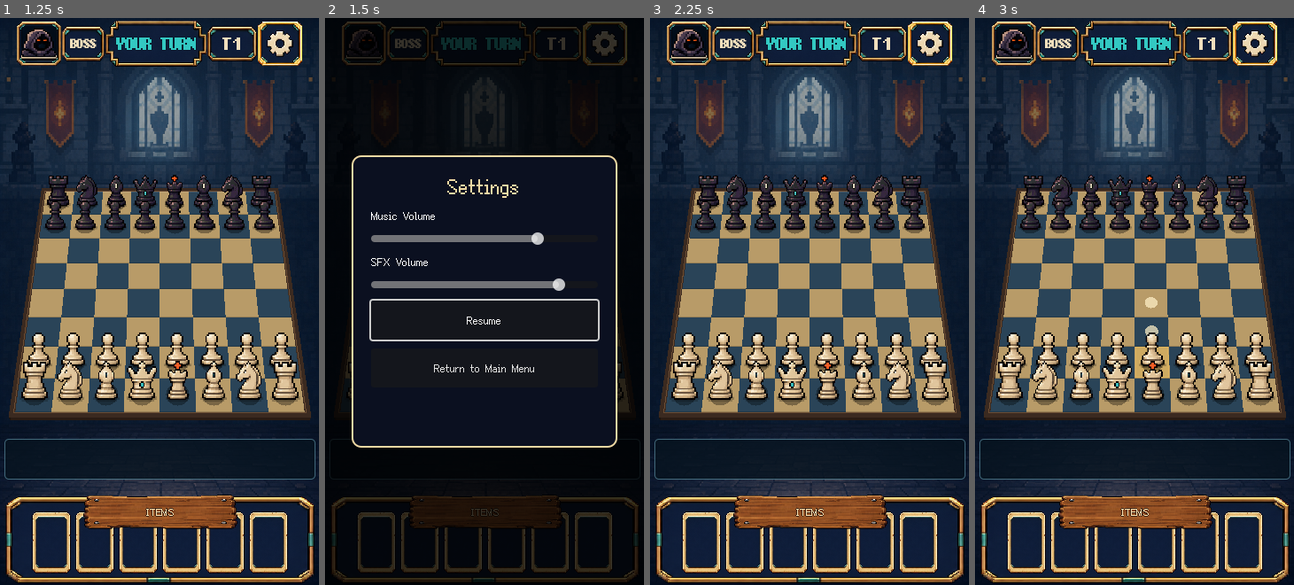
Above: before the commit, frames 1-4 (left to right).
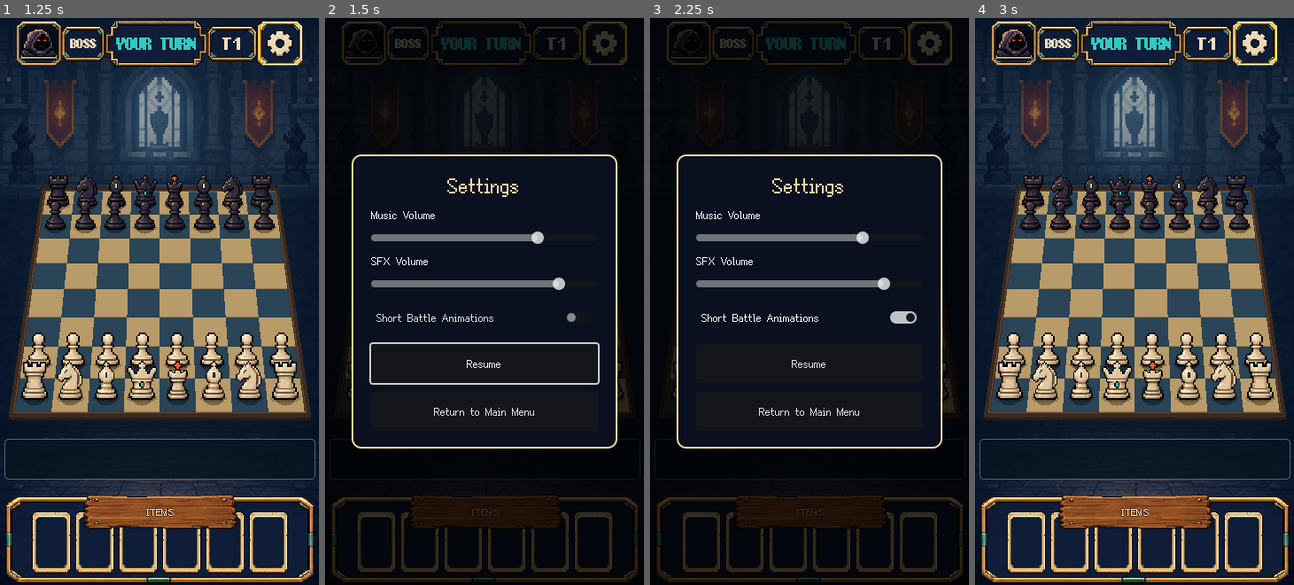
Above: after the commit, the same moments.

Repository: CapJunkrat/pixelking
Game: Godot game, scene res://scenes/battle/BattleScene.tscn
Two runs of this game, one before a commit and one after it. Both use one fixed random seed, a clock stepped at 60 frames per second and the inputs below. This scene is started directly instead of the project's main scene. Sound files missing from this copy of the repository are replaced by a short silence.
Inputs (mouse positions are in pixels of both pictures, inside the frame that each line leads up to):
- Up to frame 1 (1.25 s): tap Enter at 0.5 s; move the mouse to (159, 278) at 0.52 s; click (159, 278) at 0.67 s
- Up to frame 2 (1.5 s): click (605, 40) at 1.25 s
- Up to frame 3 (2.25 s): click (809, 318) at 2 s, where only the run after the commit has a clickable "Short Battle Animations"
- Up to frame 4 (3 s): click (1134, 363) at 2.75 s, where only the run after the commit has a clickable "Resume"

Frame 1 is identical in both runs. In frame 2, 2.7% of the frame differs, in the area x 8-92%, y 24-76%; in frame 3, 91%, in the area x 0-100%, y 0-100%; in frame 4, 0.2%.

Commit message:
feat: move juice, castling, promotion, check and short animation setting
- Plain moves crouch before leaving, squash and kick up dust on landing;
  light pieces hop and travelling pieces keep a shadow.
- Castling shows the king vaulting while its partner slides back.
- Promotion pops the new piece in with a gold ring; check rings the king
  in red, shakes it and keeps its square tinted while in check.
- En passant now plays the pawn strike on the neighbouring square.
- Add a persisted 'Short Battle Animations' switch to battle settings.
- Fix board effects not drawing before the first strike of a battle.

Co-Authored-By: Claude Fable 5.2 <noreply@anthropic.com>
Claude-Session: https://claude.ai/code/session_012w4X79Jp4FAdeJJxKLYmvh

Diff:
--- a/scenes/battle/BattleSettingsPanel.tscn
+++ b/scenes/battle/BattleSettingsPanel.tscn
@@ -77,6 +77,11 @@
 step = 0.05
 value = 0.8
 
+[node name="ShortAnimations" type="CheckButton" parent="Center/Panel/Margin/Content"]
+custom_minimum_size = Vector2(0, 40)
+layout_mode = 2
+text = "Short Battle Animations"
+
 [node name="ResumeButton" type="Button" parent="Center/Panel/Margin/Content"]
 custom_minimum_size = Vector2(0, 44)
 layout_mode = 2
--- a/scripts/autoload/Localization.gd
+++ b/scripts/autoload/Localization.gd
@@ -182,6 +182,7 @@
 			"SETTINGS_SKIN_PREVIEW": "Preview",
 			"SETTINGS_MUSIC": "Music Volume",
 			"SETTINGS_SOUND": "SFX Volume",
+			"SETTINGS_SHORT_ANIMATIONS": "Short Battle Animations",
 			"COMMON_BACK": "Back",
 			"JOURNEY_TITLE": "The Journey Awaits",
 			"JOURNEY_DESCRIPTION": "Begin a new royal chess roguelike journey.",
--- a/scripts/autoload/SettingsManager.gd
+++ b/scripts/autoload/SettingsManager.gd
@@ -4,6 +4,7 @@
 signal music_volume_changed(value: float)
 signal sfx_volume_changed(value: float)
 signal locale_setting_changed(locale: String)
+signal short_battle_animations_changed(enabled: bool)
 
 const DEFAULT_SETTINGS_PATH := "user://settings.cfg"
 const DEFAULT_MUSIC_VOLUME := 0.75
@@ -14,6 +15,8 @@
 var music_volume: float = DEFAULT_MUSIC_VOLUME
 var sfx_volume: float = DEFAULT_SFX_VOLUME
 var locale: String = DEFAULT_LOCALE
+## When on, battle animations play at a faster pace.
+var short_battle_animations: bool = false
 
 func _ready() -> void:
 	load_settings()
@@ -30,6 +33,7 @@
 	sfx_volume = clampf(float(config.get_value("audio", "sfx_volume", DEFAULT_SFX_VOLUME)), 0.0, 1.0)
 	var saved_locale: String = str(config.get_value("general", "locale", DEFAULT_LOCALE))
 	locale = saved_locale if not saved_locale.is_empty() else DEFAULT_LOCALE
+	short_battle_animations = bool(config.get_value("battle", "short_animations", false))
 	_apply_audio_buses()
 
 func set_music_volume(value: float, persist: bool = true) -> void:
@@ -56,6 +60,12 @@
 		_save_value("general", "locale", locale_code)
 	locale_setting_changed.emit(locale_code)
 
+func set_short_battle_animations(enabled: bool, persist: bool = true) -> void:
+	short_battle_animations = enabled
+	if persist:
+		_save_value("battle", "short_animations", enabled)
+	short_battle_animations_changed.emit(enabled)
+
 func _apply_audio_buses() -> void:
 	_apply_bus_volume(&"Music", music_volume)
 	_apply_bus_volume(&"SFX", sfx_volume)
--- a/scripts/battle/BattleBoardView.gd
+++ b/scripts/battle/BattleBoardView.gd
@@ -23,6 +23,12 @@
 const SELECTED_TINT := Color(0.88, 0.71, 0.36, 0.55)
 const CAPTURE_TINT := Color(0.88, 0.40, 0.35, 0.50)
 const MOVE_DOT := Color(1.0, 0.94, 0.78, 0.72)
+const CHECK_TINT := Color(0.95, 0.2, 0.2, 0.42)
+const CHECK_GLOW := Color(1.0, 0.32, 0.28)
+const PROMOTION_GLOW := Color(1.0, 0.886, 0.588)
+## Speed multipliers applied when the player turns on short battle animations.
+const SHORT_STRIKE_SPEED := 2.2
+const SHORT_MOVE_SPEED := 1.5
 const IMMOBILIZED_MODULATE := Color(0.56, 0.92, 1.0, 0.72)
 
 @onready var piece_skin_manager: Node = get_node("/root/PieceSkinManager")
@@ -37,6 +43,8 @@
 var input_enabled: bool = true
 var projection: BoardProjection = BoardProjection.new()
 
+var _pending_promotion: Vector2i = NO_SQUARE
+var _pending_check: Dictionary = {}
 var _board_canvas: Node2D = null
 var _ground_canvas: Node2D = null
 var _air_canvas: Node2D = null
@@ -57,6 +65,7 @@
 	add_child(_board_canvas)
 	_ground_canvas = Node2D.new()
 	_ground_canvas.name = "GroundFx"
+	_ground_canvas.draw.connect(_draw_proxy_shadows)
 	add_child(_ground_canvas)
 	_piece_layer = Node2D.new()
 	_piece_layer.name = "PieceLayer"
@@ -171,6 +180,9 @@
 	var near_scale: float = BoardProjection.DISTANCE_CELLS / (BoardProjection.DISTANCE_CELLS - board_size * 0.5 * cos(deg_to_rad(BoardProjection.PITCH_DEGREES)))
 	var cell: float = floorf((minf(view.x, view.y) - BOARD_MARGIN * 2.0 * near_scale - 4.0) / (board_size * near_scale))
 	projection = BoardProjection.new(board_size, cell, Vector2(view.x * 0.5, view.y * 0.535))
+	if _strike != null:
+		_strike.fx.projection = projection
+		_strike.fx.unit = cell / 18.0
 
 func _on_resized() -> void:
 	_update_projection()
@@ -274,6 +286,9 @@
 			# One-pixel bevel so squares read as inlaid tiles rather than flat paint.
 			_board_canvas.draw_line(polygon[0], polygon[1], fill.lightened(0.12), 1.0)
 			_board_canvas.draw_line(polygon[3], polygon[2], fill.darkened(0.18), 1.0)
+	for color: int in [GameRules.PieceColor.WHITE, GameRules.PieceColor.BLACK]:
+		if board.has_king(color) and board.is_in_check(color):
+			_draw_square_marker(board.king_pos[color], CHECK_TINT)
 	if selected_square != NO_SQUARE:
 		_draw_square_marker(selected_square, SELECTED_TINT)
 	for target: Vector2i in legal_targets:
@@ -363,7 +378,9 @@
 func _place_sprite(sprite: Sprite2D, world: Vector3) -> void:
 	var ground: Vector3 = Vector3(world.x, 0.0, world.z + standing_offset())
 	var scale_value: float = float(sprite.get_meta("base_scale", 1.0)) * projection.scale_at(ground)
-	sprite.scale = Vector2(scale_value, scale_value)
+	sprite.set_meta("placed_scale", scale_value)
+	sprite.set_meta("world", world)
+	sprite.scale = Vector2(scale_value, scale_value) * (sprite.get_meta("stretch", Vector2.ONE) as Vector2)
 	sprite.position = projection.project(Vector3(ground.x, world.y, ground.z))
 
 func _sprite_hit_rect(sprite: Sprite2D) -> Rect2:
@@ -401,29 +418,48 @@
 func present_events(events: Array[BattleEvent], speed: float = 1.0) -> void:
 	var move_event: BattleEvent = null
 	var capture_event: BattleEvent = null
+	var castled: bool = false
+	_pending_promotion = NO_SQUARE
+	_pending_check = {}
 	for event: BattleEvent in events:
-		if event.event_type == BattleCommandProcessor.EVENT_PIECE_MOVED:
-			move_event = event
-		elif event.event_type == BattleCommandProcessor.EVENT_PIECE_CAPTURED:
-			capture_event = event
-	if move_event == null or board == null:
+		match event.event_type:
+			BattleCommandProcessor.EVENT_PIECE_MOVED:
+				move_event = event
+			BattleCommandProcessor.EVENT_PIECE_CAPTURED:
+				capture_event = event
+			BattleCommandProcessor.EVENT_CASTLED:
+				castled = true
+			BattleCommandProcessor.EVENT_PROMOTED:
+				_pending_promotion = event.payload.get("position", NO_SQUARE)
+			BattleCommandProcessor.EVENT_CHECK_DECLARED:
+				_pending_check = event.payload
+	if board == null:
+		return
+	if move_event == null:
+		_play_followups()
 		return
 	var data: Dictionary = move_event.payload
 	var from: Vector2i = data.get("from", NO_SQUARE)
 	var to: Vector2i = data.get("to", NO_SQUARE)
 	if not board.in_bounds(from) or not board.in_bounds(to):
-		return
+		_play_followups()
+		return
+	var short: bool = _short_animations()
 	var captured: bool = capture_event != null
 	var piece_id: String = str(data.get("piece_def_id", "queen"))
-	if captured and _present_strike(data, capture_event.payload, speed):
-		return
+	if captured and _present_strike(data, capture_event.payload, speed * (SHORT_STRIKE_SPEED if short else 1.0)):
+		return
+	if short:
+		speed *= SHORT_MOVE_SPEED
 	var proxy: Sprite2D = _make_piece_sprite(_texture_for(int(data.get("color", player_color)), piece_id))
 	if proxy == null:
+		_play_followups()
 		return
 	var definition: PieceDef = PieceDefDatabase.get_def(piece_id)
 	var profile: PieceMotionProfile = definition.motion_profile if definition != null and definition.motion_profile != null else PieceMotionProfileDatabase.get_profile(&"queen")
 	var duration: float = (profile.capture_duration if captured else profile.move_duration) / maxf(speed, 0.1)
 	var presentation_kind: StringName = presentation_kind_for(definition, captured)
+	var weight: int = definition.weight_class if definition != null else PieceDef.WeightClass.MEDIUM
 	var start: Vector3 = projection.square_world(from)
 	var finish: Vector3 = projection.square_world(to)
 	_place_sprite(proxy, start)
@@ -443,6 +479,8 @@
 
 	var tween: Tween = create_tween().bind_node(self).set_trans(Tween.TRANS_SINE).set_ease(Tween.EASE_IN_OUT)
 	_presentation_tweens.append(tween)
+	# Anticipation: every piece crouches briefly before it leaves its square.
+	tween.tween_method(_stretch.bind(proxy), Vector2.ONE, Vector2(1.12, 0.86), 0.06 / maxf(speed, 0.1))
 	match presentation_kind:
 		&"teleport":
 			tween.tween_property(proxy, "modulate:a", 0.0, duration * 0.35)
@@ -455,8 +493,17 @@
 		&"lob":
 			tween.tween_method(_travel.bind(proxy, start, finish, projection.cell * 1.6), 0.0, 1.0, duration)
 		_:
-			var arc: float = projection.cell * profile.arc_height_cells if profile.path_type == PieceMotionProfile.PathType.ARC else 0.0
-			tween.tween_method(_travel.bind(proxy, start, finish, arc), 0.0, 1.0, duration)
+			# Light pieces hop, heavy pieces slide; the castling king vaults over its partner.
+			var arc: float = 0.0
+			if castled:
+				arc = projection.cell * 0.7
+			elif profile.path_type == PieceMotionProfile.PathType.ARC:
+				arc = projection.cell * profile.arc_height_cells
+			elif weight == PieceDef.WeightClass.LIGHT:
+				arc = projection.cell * 0.3
+			var travel: float = maxf(duration, (0.13 + 0.03 * Vector2(to - from).length()) / maxf(speed, 0.1))
+			tween.tween_method(_travel.bind(proxy, start, finish, arc), 0.0, 1.0, travel)
+			tween.parallel().tween_method(_stretch.bind(proxy), Vector2(0.94, 1.08), Vector2(0.94, 1.08), travel)
 	if presentation_kind == &"petrify":
 		tween.parallel().tween_property(proxy, "modulate", Color(0.4, 1.25, 1.35, 1.0), duration * 0.6)
 	elif presentation_kind == &"chained_capture":
@@ -470,15 +517,59 @@
 		fade.tween_interval(duration * 0.8)
 		fade.tween_property(victim, "modulate:a", 0.0, maxf(duration * 0.2, 0.01))
 		fade.tween_callback(_finish_tween.bind(fade))
+	if castled:
+		_present_castling_partner(from, to, duration, speed)
+	# Landing: a squash and a little dust, heavier pieces kick up more.
+	tween.tween_callback(_land.bind(finish, weight))
+	tween.tween_method(_stretch.bind(proxy), Vector2(1.16, 0.82), Vector2.ONE, 0.1 / maxf(speed, 0.1))
 	tween.tween_callback(_finish_tween.bind(tween))
+
+## Castling swaps the king with its partner: the partner slides back to the king's square.
+func _present_castling_partner(king_from: Vector2i, king_to: Vector2i, duration: float, speed: float) -> void:
+	var partner_piece: ChessPiece = board.get_piece(king_from)
+	var partner: Sprite2D = _make_piece_sprite(_piece_texture(partner_piece))
+	if partner == null:
+		return
+	var start: Vector3 = projection.square_world(king_to)
+	var finish: Vector3 = projection.square_world(king_from)
+	_place_sprite(partner, start)
+	_piece_layer.add_child(partner)
+	_presentation_nodes.append(partner)
+	_hidden_squares[king_from] = true
+	var travel: float = maxf(duration, (0.13 + 0.03 * Vector2(king_to - king_from).length()) / maxf(speed, 0.1))
+	var slide: Tween = create_tween().bind_node(self).set_trans(Tween.TRANS_SINE).set_ease(Tween.EASE_IN_OUT)
+	_presentation_tweens.append(slide)
+	slide.tween_interval(0.06 / maxf(speed, 0.1))
+	slide.tween_method(_travel.bind(partner, start, finish, 0.0), 0.0, 1.0, travel)
+	slide.tween_callback(_land.bind(finish, PieceDef.WeightClass.HEAVY))
+	slide.tween_method(_stretch.bind(partner), Vector2(1.12, 0.86), Vector2.ONE, 0.1 / maxf(speed, 0.1))
+	slide.tween_callback(_finish_tween.bind(slide))
+
+func _stretch(value: Vector2, sprite: Sprite2D) -> void:
+	if not is_instance_valid(sprite):
+		return
+	sprite.set_meta("stretch", value)
+	sprite.scale = Vector2.ONE * float(sprite.get_meta("placed_scale", sprite.scale.x)) * value
+
+func _land(world: Vector3, weight: int) -> void:
+	if _strike == null:
+		return
+	_strike.fx.puff(world + Vector3(0.0, _strike.fx.unit, 0.0), 3 + weight * 2, 0.5 + 0.2 * weight)
+	if weight == PieceDef.WeightClass.HEAVY:
+		_strike.fx.ring(world.x, world.z, projection.cell * 0.5, 0.25)
+
+func _short_animations() -> bool:
+	var settings: AppSettingsManager = get_node_or_null("/root/SettingsManager") as AppSettingsManager
+	return settings != null and settings.short_battle_animations
 
 ## Plays the capture as a full strike animation when the attacker has one. Returns
 ## false when the simple move presentation should be used instead.
 func _present_strike(move_data: Dictionary, capture_data: Dictionary, speed: float) -> bool:
 	var from: Vector2i = move_data.get("from", NO_SQUARE)
 	var to: Vector2i = move_data.get("to", NO_SQUARE)
-	# En passant and similar captures hit a piece that is not on the destination square.
-	if capture_data.get("position", to) != to:
+	# En passant hits a piece that does not stand on the destination square.
+	var victim_square: Vector2i = capture_data.get("position", to)
+	if not board.in_bounds(victim_square) or victim_square == from:
 		return false
 	var attacker_id: String = str(move_data.get("piece_def_id", ""))
 	var attacker_def: PieceDef = PieceDefDatabase.get_def(attacker_id)
@@ -490,13 +581,61 @@
 	if victim_def == null or attacker_texture == null or victim_texture == null:
 		return false
 	_hidden_squares[to] = true
-	_strike.play(StringName(attacker_id), attacker_texture, victim_texture, from, to, attacker_def.strike_type, attacker_def.weight_class, victim_def.weight_class, speed)
+	_strike.play(StringName(attacker_id), attacker_texture, victim_texture, from, to, attacker_def.strike_type, attacker_def.weight_class, victim_def.weight_class, speed, victim_square)
 	return true
 
 func _on_strike_finished() -> void:
 	if _presentation_tweens.is_empty():
 		_end_presentation()
 
+## Effects that play on the settled board after a move: promotion flash, check alarm.
+func _play_followups() -> void:
+	if board == null or _strike == null:
+		return
+	var fx: StrikeFx = _strike.fx
+	if _pending_promotion != NO_SQUARE and board.in_bounds(_pending_promotion):
+		var world: Vector3 = projection.square_world(_pending_promotion)
+		fx.ring(world.x, world.z, projection.cell * 0.9, 0.45, PROMOTION_GLOW)
+		fx.ring(world.x, world.z, projection.cell * 0.5, 0.3, PROMOTION_GLOW)
+		fx.spark_burst(world + Vector3(0.0, projection.cell * 0.5, 0.0), 14, Vector2.ZERO, 0.0, 0.7)
+		var promoted: Sprite2D = _piece_sprites.get(_pending_promotion) as Sprite2D
+		if promoted != null:
+			var rest: Vector2 = promoted.scale
+			promoted.scale = rest * Vector2(0.55, 1.6)
+			promoted.create_tween().set_trans(Tween.TRANS_BACK).set_ease(Tween.EASE_OUT).tween_property(promoted, "scale", rest, 0.28)
+	if not _pending_check.is_empty():
+		var color: int = int(_pending_check.get("color", -1))
+		if board.has_king(color):
+			var king_square: Vector2i = board.king_pos[color]
+			var world: Vector3 = projection.square_world(king_square)
+			var mate: bool = bool(_pending_check.get("checkmate", false))
+			fx.ring(world.x, world.z, projection.cell * (1.3 if mate else 0.9), 0.5, CHECK_GLOW)
+			if mate:
+				fx.ring(world.x, world.z, projection.cell * 0.7, 0.35, CHECK_GLOW)
+			var king: Sprite2D = _piece_sprites.get(king_square) as Sprite2D
+			if king != null:
+				var home: Vector2 = king.position
+				var shake: Tween = king.create_tween()
+				for step: int in range(6):
+					var reach: float = projection.cell * 0.09 * (1.0 - step / 6.0) * (1.0 if step % 2 == 0 else -1.0)
+					shake.tween_property(king, "position", home + Vector2(reach, 0.0), 0.04)
+				shake.tween_property(king, "position", home, 0.04)
+	_pending_promotion = NO_SQUARE
+	_pending_check = {}
+
+func _draw_proxy_shadows() -> void:
+	for node: Node in _presentation_nodes:
+		if not is_instance_valid(node) or not node.has_meta("world"):
+			continue
+		var world: Vector3 = node.get_meta("world")
+		var shrink: float = maxf(0.4, 1.0 - world.y / (projection.cell * 2.5))
+		var radius: float = projection.cell * 0.33 * shrink
+		var points: PackedVector2Array = PackedVector2Array()
+		for step: int in range(16):
+			var angle: float = TAU * step / 16.0
+			points.append(projection.project(Vector3(world.x + cos(angle) * radius, 0.0, world.z + sin(angle) * radius)))
+		_ground_canvas.draw_colored_polygon(points, Color(0.0, 0.0, 0.0, 0.34 * shrink * (node as CanvasItem).modulate.a))
+
 ## Tween step: moves `sprite` from `start` to `finish`, lifting it along a parabola.
 func _travel(progress: float, sprite: Sprite2D, start: Vector3, finish: Vector3, arc_height: float) -> void:
 	if not is_instance_valid(sprite):
@@ -504,6 +643,7 @@
 	var world: Vector3 = start.lerp(finish, progress)
 	world.y = arc_height * 4.0 * progress * (1.0 - progress)
 	_place_sprite(sprite, world)
+	_ground_canvas.queue_redraw()
 
 func _texture_for(color: int, piece_id: String) -> Texture2D:
 	var color_id: StringName = &"white" if color == GameRules.PieceColor.WHITE else &"black"
@@ -562,4 +702,6 @@
 	_presentation_nodes.clear()
 	_hidden_squares.clear()
 	refresh()
+	_ground_canvas.queue_redraw()
+	_play_followups()
 	presentations_completed.emit()
--- a/scripts/battle/BattleSettingsPanel.gd
+++ b/scripts/battle/BattleSettingsPanel.gd
@@ -3,6 +3,7 @@
 
 @onready var music_slider: HSlider = $Center/Panel/Margin/Content/MusicVolume
 @onready var sfx_slider: HSlider = $Center/Panel/Margin/Content/SFXVolume
+@onready var short_animations_toggle: CheckButton = $Center/Panel/Margin/Content/ShortAnimations
 @onready var leave_confirmation: ConfirmationDialog = $LeaveConfirmation
 @onready var settings_manager: AppSettingsManager = get_node("/root/SettingsManager") as AppSettingsManager
 @onready var audio_manager: AppAudioManager = get_node("/root/AudioManager") as AppAudioManager
@@ -15,6 +16,8 @@
 	sfx_slider.value_changed.connect(_on_sfx_changed)
 	settings_manager.music_volume_changed.connect(_sync_music)
 	settings_manager.sfx_volume_changed.connect(_sync_sfx)
+	short_animations_toggle.set_pressed_no_signal(settings_manager.short_battle_animations)
+	short_animations_toggle.toggled.connect(settings_manager.set_short_battle_animations)
 	music_slider.set_value_no_signal(audio_manager.music_volume())
 	sfx_slider.set_value_no_signal(audio_manager.sfx_volume())
 	_apply_locale()
@@ -62,6 +65,7 @@
 	$Center/Panel/Margin/Content/Title.text = _text("SETTINGS_TITLE")
 	$Center/Panel/Margin/Content/MusicLabel.text = _text("SETTINGS_MUSIC")
 	$Center/Panel/Margin/Content/SfxLabel.text = _text("SETTINGS_SOUND")
+	short_animations_toggle.text = _text("SETTINGS_SHORT_ANIMATIONS")
 	$Center/Panel/Margin/Content/ResumeButton.text = _text("BATTLE_SETTINGS_RESUME")
 	$Center/Panel/Margin/Content/MainMenuButton.text = _text("BATTLE_SETTINGS_MAIN_MENU")
 	leave_confirmation.title = _text("BATTLE_SETTINGS_MAIN_MENU")
--- a/scripts/battle/strike/StrikeDirector.gd
+++ b/scripts/battle/strike/StrikeDirector.gd
@@ -106,6 +106,7 @@
 var _stand: float = 0.0
 var _a: Vector3 = Vector3.ZERO
 var _b: Vector3 = Vector3.ZERO
+var _dest: Vector3 = Vector3.ZERO
 var _corner: Vector3 = Vector3.ZERO
 var _dir: Vector2 = Vector2.RIGHT
 var _face: float = 1.0
@@ -160,8 +161,9 @@
 func is_playing() -> bool:
 	return _phase == Phase.PLAYING
 
-## Starts a strike. The board is expected to already hold the post-capture position.
-func play(attacker_id: StringName, attacker_texture: Texture2D, victim_texture: Texture2D, from: Vector2i, to: Vector2i, strike_type: int, attacker_weight: int, victim_weight: int, speed: float) -> void:
+## Starts a strike. `victim_square` differs from `to` only for en passant.
+## The board is expected to already hold the post-capture position.
+func play(attacker_id: StringName, attacker_texture: Texture2D, victim_texture: Texture2D, from: Vector2i, to: Vector2i, strike_type: int, attacker_weight: int, victim_weight: int, speed: float, victim_square: Vector2i = Vector2i(-1, -1)) -> void:
 	_clear_actors()
 	_reset_camera()
 	_proj = _view.projection
@@ -182,7 +184,9 @@
 	_underdog = _reaction == &"underdog"
 
 	_a = _proj.square_world(from)
-	_b = _proj.square_world(to)
+	# The strike aims at the victim; the attacker then settles on its destination.
+	_dest = _proj.square_world(to)
+	_b = _proj.square_world(victim_square if victim_square.x >= 0 else to)
 	_dir = Vector2(_b.x - _a.x, _b.z - _a.z).normalized()
 	var screen_a: Vector2 = _proj.project(_a)
 	var screen_b: Vector2 = _proj.project(_b)
@@ -626,7 +630,7 @@
 		o.rot = -0.1 * _face
 		return
 	var q: float = clampf((u - _settle_time) / 0.2, 0.0, 1.0)
-	o.at(recoil.lerp(_b, _smooth(q)))
+	o.at(recoil.lerp(_dest, _smooth(q)))
 	o.y = 4.0 * q * (1.0 - q) * 3.0 * _unit
 	o.rot = lerpf(-0.1, 0.0, q) * _face
 
@@ -1219,7 +1223,7 @@
 			sprite.self_modulate.a = 1.0 if square == _to_square else alpha
 
 func _draw_ground() -> void:
-	if _proj == null:
+	if fx.projection == null:
 		return
 	var canvas: Node2D = _view.ground_canvas()
 	fx.draw_ground(canvas)
@@ -1242,7 +1246,7 @@
 	canvas.draw_colored_polygon(points, Color(0.0, 0.0, 0.0, 0.36 * shrink))
 
 func _draw_air() -> void:
-	if _proj == null:
+	if fx.projection == null:
 		return
 	var canvas: Node2D = _view.air_canvas()
 	fx.draw_air(canvas)
--- a/scripts/tests/scenes/test_strike_presentation.gd
+++ b/scripts/tests/scenes/test_strike_presentation.gd
@@ -59,6 +59,47 @@
 			var clean: bool = not view.is_presenting() and layer.get_child_count() == 32
 			_expect(started and clean, "%s capturing %s plays a strike and leaves only the standing pieces" % [attacker, victim])
 
+	# En passant: the victim stands beside the pawn, not on the destination square.
+	view.present_events([
+		BattleEvent.new(BattleCommandProcessor.EVENT_PIECE_MOVED, 1, 1, {"from": Vector2i(2, 4), "to": Vector2i(3, 5), "piece_def_id": "pawn", "color": GameRules.PieceColor.WHITE}),
+		BattleEvent.new(BattleCommandProcessor.EVENT_PIECE_CAPTURED, 2, 1, {"position": Vector2i(3, 4), "piece_def_id": "pawn", "color": GameRules.PieceColor.BLACK}),
+	] as Array[BattleEvent], 8.0)
+	_expect(view.get_node("StrikeDirector").is_playing(), "en passant plays the pawn strike on the neighbouring square")
+	await _settle(view)
+
+	# Castling swaps the king with its partner, so two pieces travel.
+	view.present_events([
+		BattleEvent.new(BattleCommandProcessor.EVENT_PIECE_MOVED, 1, 1, {"from": Vector2i(4, 0), "to": Vector2i(7, 0), "piece_def_id": "king", "color": GameRules.PieceColor.WHITE}),
+		BattleEvent.new(BattleCommandProcessor.EVENT_CASTLED, 2, 1, {"from": Vector2i(4, 0), "to": Vector2i(7, 0)}),
+	] as Array[BattleEvent], 8.0)
+	_expect(layer.get_child_count() == 34, "castling moves both the king and its partner")
+	await _settle(view)
+	_expect(layer.get_child_count() == 32, "castling presentation cleans up both travelling pieces")
+
+	# Promotion and check play on the settled board and must not block the turn.
+	view.present_events([
+		BattleEvent.new(BattleCommandProcessor.EVENT_PIECE_MOVED, 1, 1, {"from": Vector2i(2, 2), "to": Vector2i(2, 3), "piece_def_id": "pawn", "color": GameRules.PieceColor.WHITE}),
+		BattleEvent.new(BattleCommandProcessor.EVENT_PROMOTED, 2, 1, {"position": Vector2i(0, 1), "piece_def_id": "queen", "color": GameRules.PieceColor.WHITE}),
+		BattleEvent.new(BattleCommandProcessor.EVENT_CHECK_DECLARED, 3, 1, {"color": GameRules.PieceColor.BLACK, "checkmate": false}),
+	] as Array[BattleEvent], 8.0)
+	await _settle(view)
+	_expect(not view.is_presenting() and layer.get_child_count() == 32, "promotion and check effects do not hold up the presentation")
+
+	var settings := root.get_node("SettingsManager") as AppSettingsManager
+	settings.set_short_battle_animations(true, false)
+	var toggle := battle.get_node("SettingsOverlay/Center/Panel/Margin/Content/ShortAnimations") as CheckButton
+	_expect(toggle != null, "battle settings offer a short animation switch")
+	var strike_events: Array[BattleEvent] = [
+		BattleEvent.new(BattleCommandProcessor.EVENT_PIECE_MOVED, 1, 1, {"from": Vector2i(2, 2), "to": Vector2i(3, 3), "piece_def_id": "king", "color": GameRules.PieceColor.WHITE}),
+		BattleEvent.new(BattleCommandProcessor.EVENT_PIECE_CAPTURED, 2, 1, {"position": Vector2i(3, 3), "piece_def_id": "pawn", "color": GameRules.PieceColor.BLACK}),
+	]
+	view.present_events(strike_events, 1.0)
+	var short_frames: int = await _settle(view)
+	settings.set_short_battle_animations(false, false)
+	view.present_events(strike_events, 1.0)
+	var full_frames: int = await _settle(view)
+	_expect(short_frames < full_frames, "short battle animations finish sooner than full ones")
+
 	view.present_events([
 		BattleEvent.new(BattleCommandProcessor.EVENT_PIECE_MOVED, 1, 1, {"from": Vector2i(2, 2), "to": Vector2i(3, 3), "piece_def_id": "queen", "color": GameRules.PieceColor.WHITE}),
 		BattleEvent.new(BattleCommandProcessor.EVENT_PIECE_CAPTURED, 2, 1, {"position": Vector2i(3, 3), "piece_def_id": "rook", "color": GameRules.PieceColor.BLACK}),
@@ -71,6 +112,14 @@
 	_expect(layer.transform == Transform2D.IDENTITY, "skipping a strike restores the board camera")
 	_expect(game_state.board.to_ascii() == authoritative, "strike animations never mutate authoritative battle state")
 	_finish()
+
+func _settle(view: BattleBoardView) -> int:
+	var frames: int = 0
+	while view.is_presenting() and frames < 900:
+		frames += 1
+		await process_frame
+	await process_frame
+	return frames
 
 func _expect(condition: bool, message: String) -> void:
 	if condition:
Not shown, changed: docs/PIXELKING_PRODUCT_AND_ARCHITECTURE_PLAN.md
